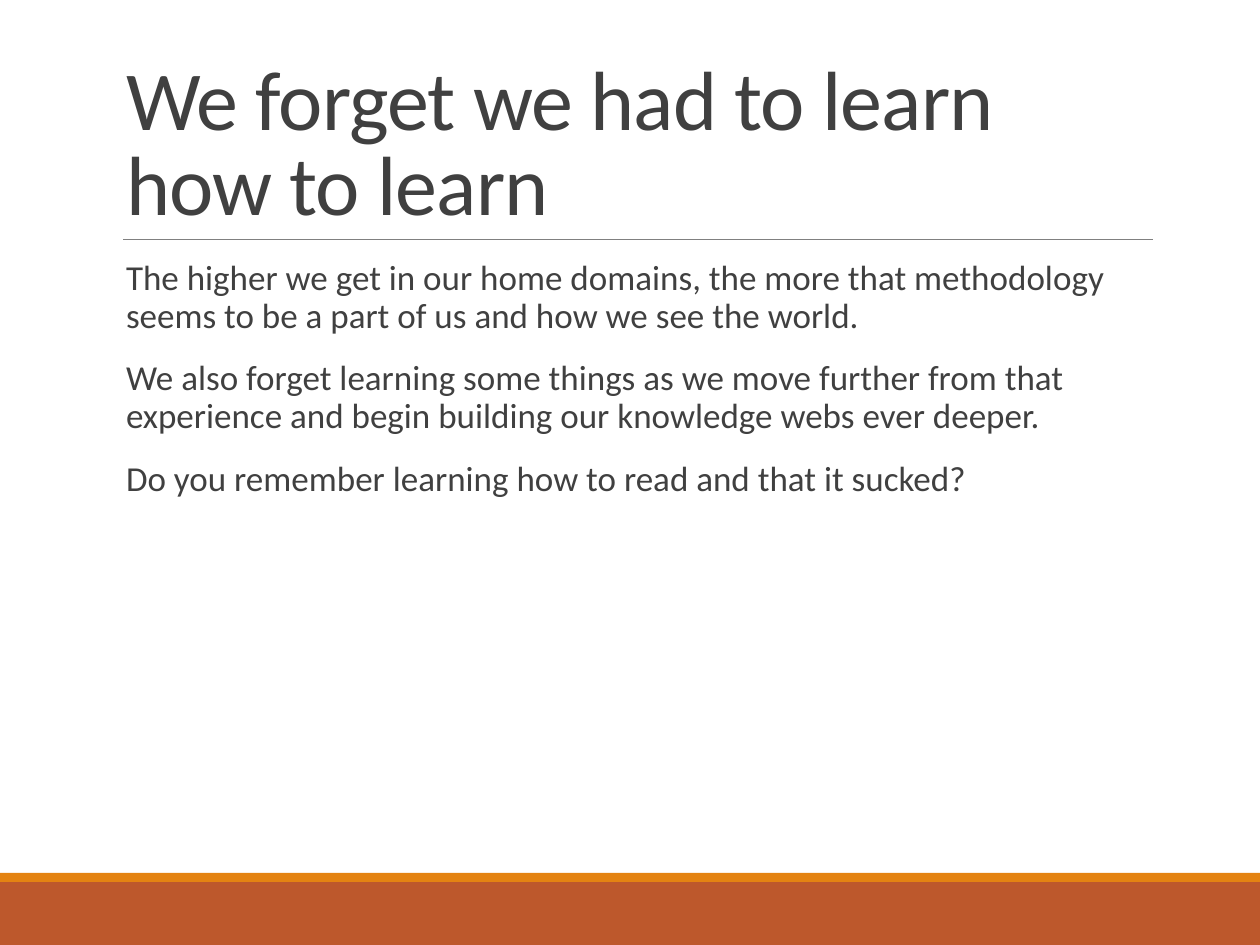
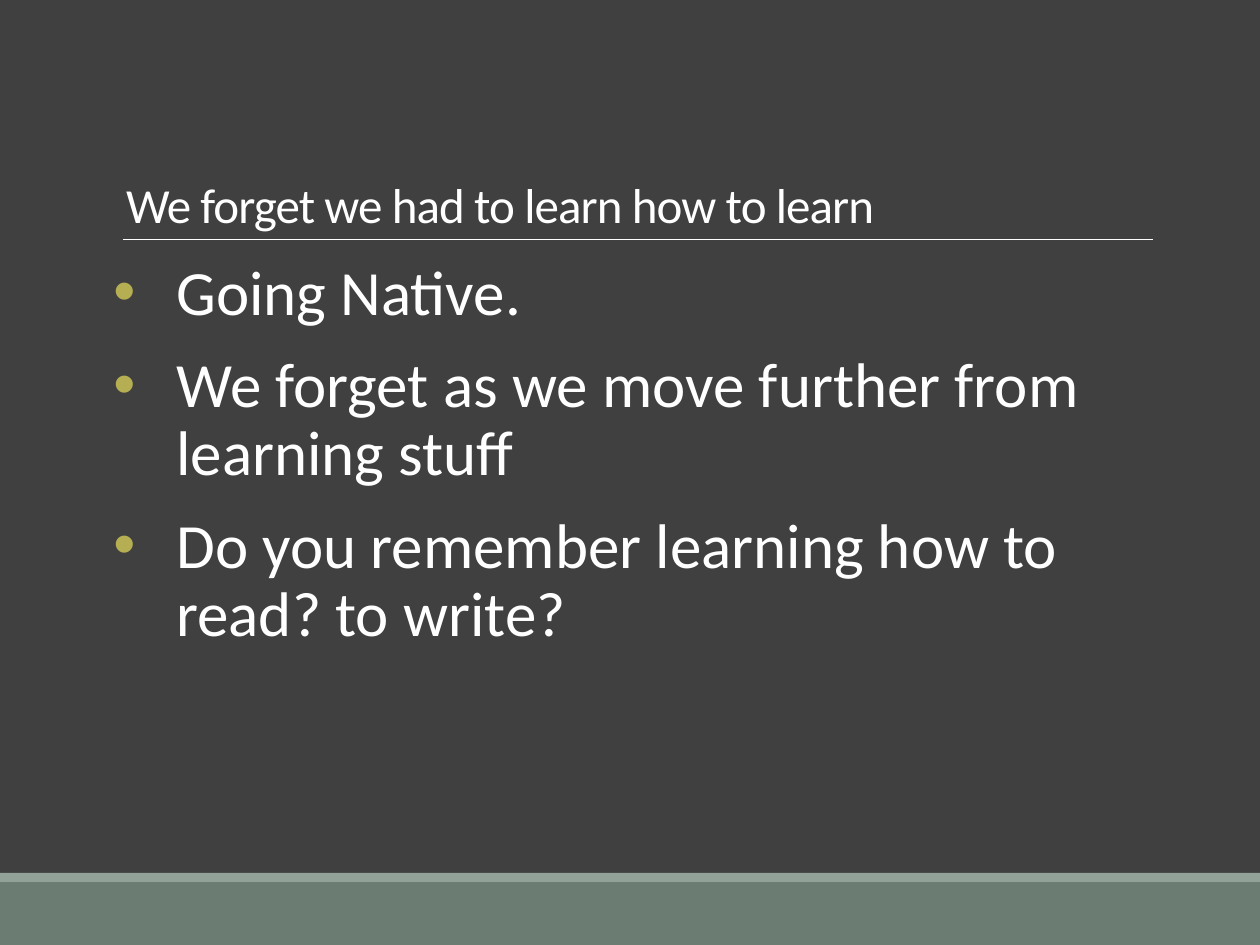
Before and after one commit to elliewix/IS-452-Spring2019, a slide deck: slide 26 of SUMMER2018-Lectures/IS452Fall2017Week01.pptx (slide 24 before the commit). Drawn at 1260x945 pixels with LibreOffice and Linux fonts; fonts in the diff are those of the drawing. Boxes give left, top, right and bottom in pixels: in the first picture for what was removed or moved away, otherwise in the second. Text is boxed around its words. In the diff, an @@ line names an element or a change of style, - is before the commit and + after.

```diff
--- a/SUMMER2018-Lectures/IS452Fall2017Week01.pptx
+++ b/SUMMER2018-Lectures/IS452Fall2017Week01.pptx
@@ background #FFFFFF to #404040 @@
@@ title "We forget we had to ..." at (126, 189, 874, 232): size 48 to 28 pt, text colour #404040 to #FFFFFF @@
@@ line (123, 239) - (1153, 239): stroke #808080 0.5 pt to #FFFFFF 0.5 pt @@
@@ text at (176, 271, 1079, 637): text changed; size 20 to 36 pt; text colour #404040 to #FFFFFF @@
-  The higher we get in our home domains, the more that methodology seems to be a part of us and how we see the world.
-  We also forget learning some things as we move further from that experience and begin building our knowledge webs ever deeper.
-  Do you remember learning how to read and that it sucked?
+• Going Native.
+• We forget as we move further from learning stuff
+• Do you remember learning how to read? to write?
@@ rectangle at (0, 882, 1260, 945): fill #BD582C to #6B7D72 @@
@@ rectangle at (0, 873, 1260, 882): fill #E48312 to #93A299 @@
```
Also in this commit, not shown: 41 other slides changed, 2 slides added, 1 other file.
